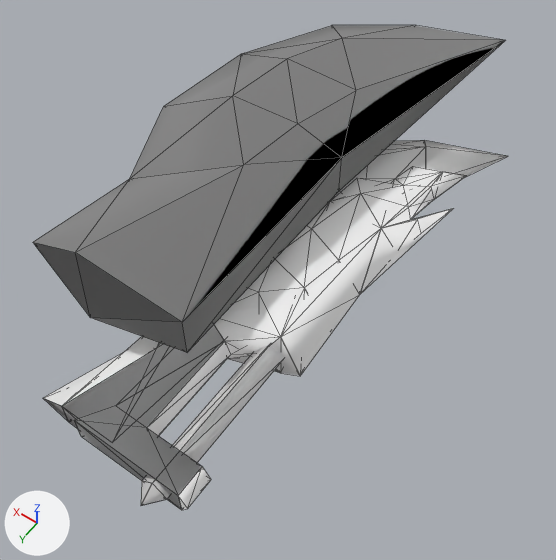
Two versions of the glTF model docs/models/weapons/w11/134.glb, one commit apart.
Before and after are seen from a camera (50 mm lens) standing at (-0.412, 0.38, 1.035) and looking at (0.082, -0.313, -0.053). Lighting does not change. The marker at lower left points along +X, +Y and +Z. The first picture is the older version. Mesh edges are drawn as thin lines. Vertices at exactly the same position are counted once.

The scene before the commit, as lines of its bpy script (objects in view):
```python
me_group_0 = bpy.data.meshes.new('Group[0]')
me_group_0.from_pydata(...)  # 151 vertices, 259 faces; spans x -0.128..0.337, y -0.788..0.154, z -0.089..0.053
# faces by material slot: [54, 16, 189]
me_group_0.materials.append(mat_xfb__m01_sou134_add)  # white #ffffff
me_group_0.materials.append(mat_xfb__e0_m00_sou134_env)  # white #ffffff
me_group_0.materials.append(mat_xfb__e1_m00_sou134_env)  # white #ffffff
me_group_100 = bpy.data.meshes.new('Group[100]')
me_group_100.from_pydata(...)  # 81 vertices, 127 faces; spans x -0.128..0.337, y -0.788..0.154, z -0.089..0.053
me_group_100.materials.append(mat_xfb__e0_m00_sou134_env)  # white #ffffff
me_group_20 = bpy.data.meshes.new('Group[20]')
me_group_20.from_pydata(...)  # 26 vertices, 48 faces; spans x 0.0..0.434, y -1.0..0.0, z 0.0..0.155
me_group_20.materials.append(mat_xfb__m00_sou134_add)
ob_group_0 = bpy.data.objects.new('Group[0]', me_group_0)
ob_group_0.location = (0.0, 0.0, 0.0)
ob_group_100 = bpy.data.objects.new('Group[100]', me_group_100)
ob_group_100.location = (0.0, 0.0, 0.0)
ob_group_20 = bpy.data.objects.new('Group[20]', me_group_20)
ob_group_20.location = (0.0, 0.0, 0.0)
```
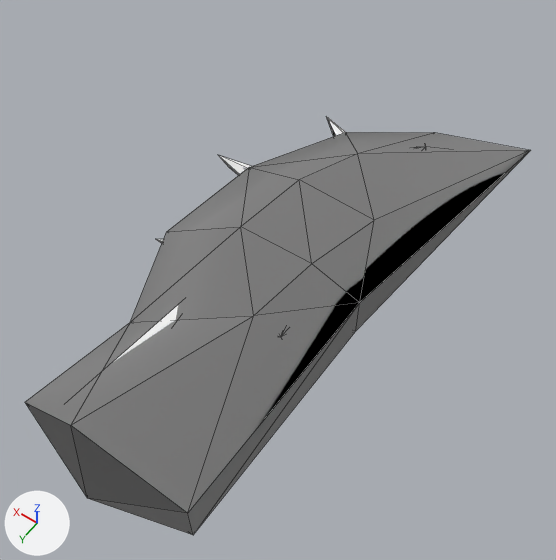
Where the change shows, as pixel boxes (x1, y1, x2, y2) in the pictures (556 x 560 px):
'Group[20]', reshaped (7% wider, 23% taller): before (33, 25, 505, 352); after (25, 132, 531, 535)
'Group[0]', unchanged, covered by the edit: before (64, 140, 504, 510); after (157, 117, 345, 243)
'Group[100]', unchanged, covered by the edit: before (44, 140, 507, 506); after (113, 118, 336, 362)

The change in detail:
me_group_20 is used by ob_group_20; location (0.0, 0.0, 0.0).
me_group_20 had 26 vertices, 48 faces and spanned x 0.0..0.434, y -1.0..0.0, z 0.0..0.155.
me_group_20 now has 26 vertices, 48 faces and spans x -0.158..0.284, y -0.829..0.19, z -0.092..0.065.
Part 1, on me_group_20:
Vertex 0 of me_group_20 moves from (0.384, -0.054, 0.091) at pixel (32, 242) to (0.234, 0.135, 0.0) at pixel (24, 402).
Vertex 1 of me_group_20 moves from (0.355, -0.253, 0.091) at pixel (129, 178) to (0.203, -0.068, 0.0) at pixel (130, 322).
Vertex 2 of me_group_20 moves from (0.274, -0.054, 0.04) to (0.121, 0.135, -0.051).
Vertex 3 of me_group_20 moves from (0.173, -0.342, 0.026) to (0.018, -0.159, -0.066).
Vertex 4 of me_group_20 moves from (0.066, -0.054, 0.051) at pixel (187, 352) to (-0.091, 0.135, -0.041) at pixel (193, 535).
Vertex 5 of me_group_20 moves from (0.063, -0.472, 0.051) at pixel (338, 191) to (-0.093, -0.291, -0.041) at pixel (355, 331).
Vertex 6 of me_group_20 moves from (0.158, -0.478, 0.01) to (0.004, -0.297, -0.082).
Vertex 7 of me_group_20 moves from (0.129, -0.621, 0.017) to (-0.027, -0.443, -0.075).
Vertex 8 of me_group_20 moves from (0.0, -1.0, 0.091) at pixel (505, 40) to (-0.158, -0.829, 0.0) at pixel (530, 150).
Vertex 9 of me_group_20 moves from (0.174, -0.939, 0.091) at pixel (416, 25) to (0.02, -0.766, 0.0) at pixel (435, 132).
Vertex 10 of me_group_20 moves from (0.245, -0.757, 0.025) to (0.092, -0.581, -0.066).
Vertex 11 of me_group_20 moves from (0.292, -0.637, 0.007) to (0.14, -0.459, -0.086).
Vertex 12 of me_group_20 moves from (0.304, -0.483, 0.0) to (0.152, -0.302, -0.092).
Vertex 13 of me_group_20 moves from (0.434, -0.434, 0.091) at pixel (163, 106) to (0.284, -0.252, 0.0) at pixel (166, 231).
Vertex 14 of me_group_20 moves from (0.413, -0.648, 0.091) at pixel (241, 53) to (0.263, -0.47, 0.0) at pixel (249, 167).
Vertex 15 of me_group_20 moves from (0.318, -0.836, 0.091) at pixel (331, 25) to (0.166, -0.662, 0.0) at pixel (345, 132).
Vertex 16 of me_group_20 moves from (0.063, -0.472, 0.13) at pixel (341, 157) to (-0.093, -0.291, 0.041) at pixel (359, 302).
Vertex 17 of me_group_20 moves from (0.066, -0.054, 0.13) at pixel (182, 322) to (-0.091, 0.135, 0.041) at pixel (187, 513).
Vertex 18 of me_group_20 moves from (0.204, 0.0, 0.091) at pixel (90, 317) to (0.05, 0.19, 0.0) at pixel (87, 498).
Vertex 19 of me_group_20 moves from (0.274, -0.054, 0.141) at pixel (75, 252) to (0.121, 0.135, 0.051) at pixel (70, 425).
Vertex 20 of me_group_20 moves from (0.173, -0.342, 0.155) at pixel (243, 164) to (0.018, -0.159, 0.065) at pixel (253, 315).
Vertex 21 of me_group_20 moves from (0.158, -0.478, 0.155) at pixel (297, 123) to (0.004, -0.297, 0.065) at pixel (311, 263).
Vertex 22 of me_group_20 moves from (0.129, -0.621, 0.147) at pixel (356, 90) to (-0.027, -0.443, 0.058) at pixel (374, 220).
Vertex 23 of me_group_20 moves from (0.245, -0.757, 0.133) at pixel (342, 38) to (0.092, -0.581, 0.044) at pixel (357, 153).
Vertex 24 of me_group_20 moves from (0.292, -0.637, 0.137) at pixel (287, 58) to (0.14, -0.459, 0.047) at pixel (299, 179).
Vertex 25 of me_group_20 moves from (0.304, -0.483, 0.143) at pixel (232, 95) to (0.152, -0.302, 0.053) at pixel (240, 226).
